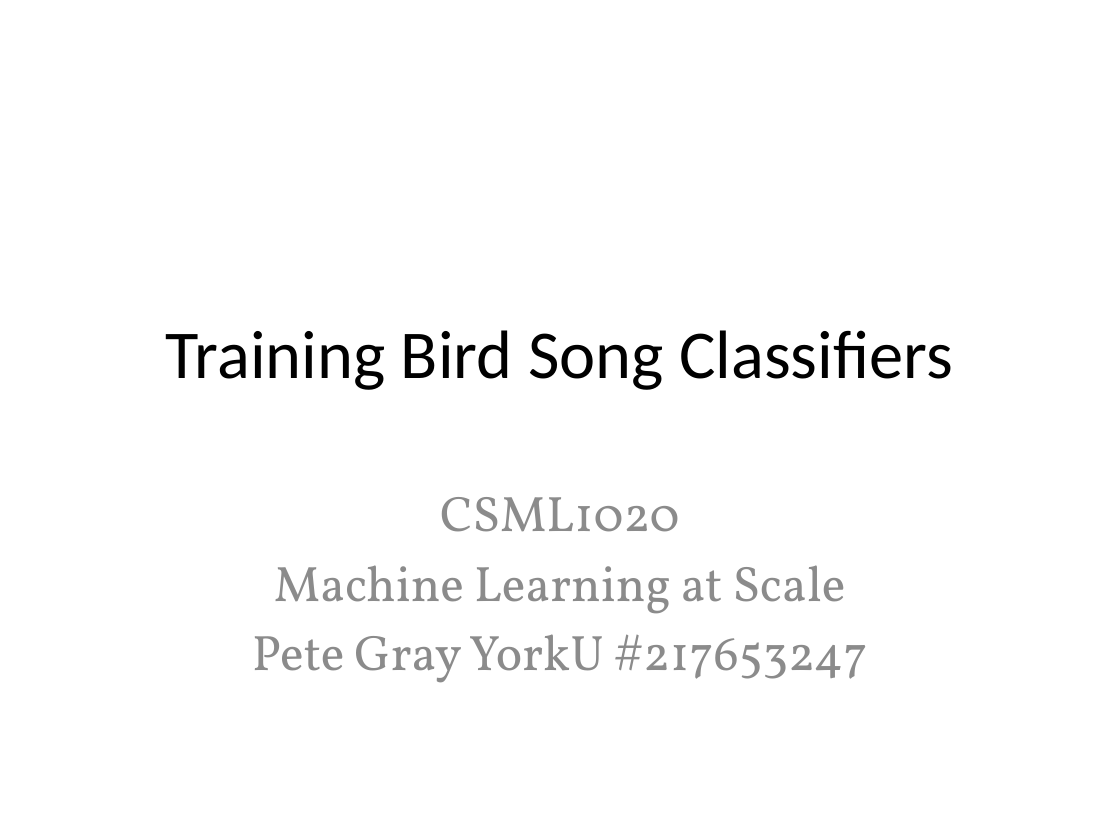
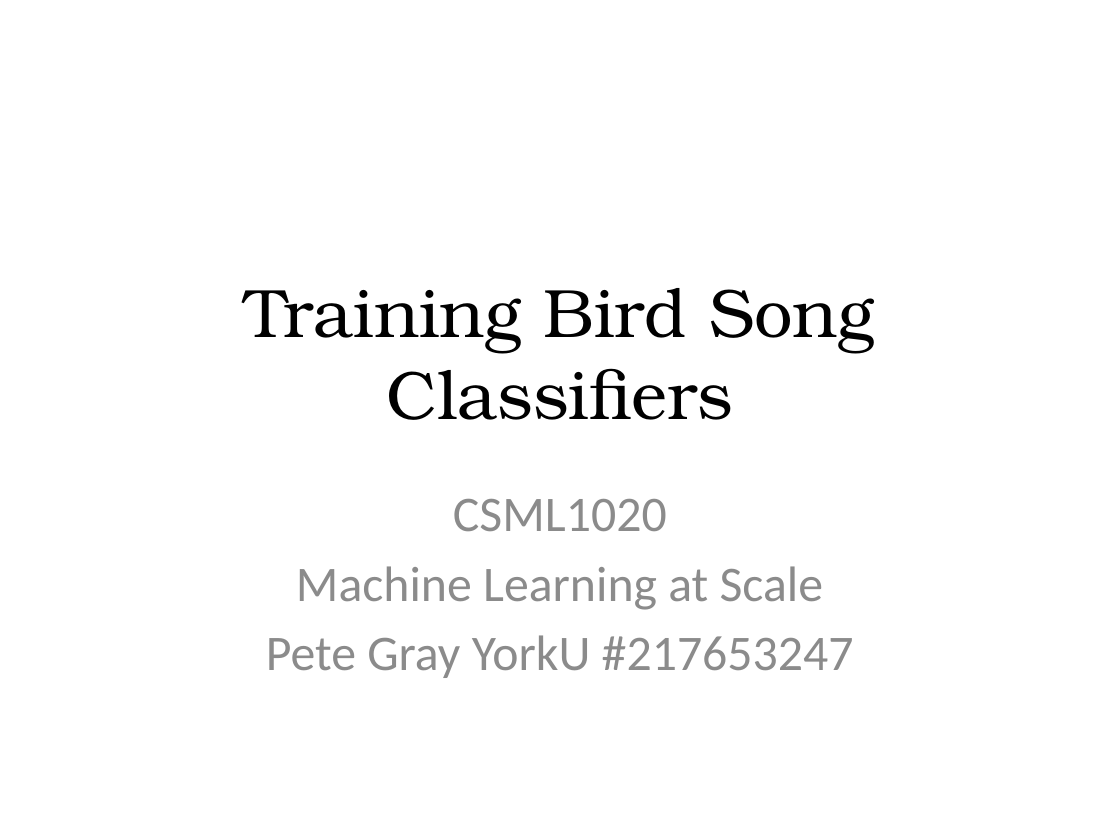
Before and after one commit to 3dspace/machine-learning-at-scale, a slide deck: slide 1 of training_birdsong_classifiers.pptx. Drawn at 1120x840 pixels with LibreOffice and Linux fonts; fonts in the diff are those of the drawing. Boxes give left, top, right and bottom in pixels: in the first picture for what was removed or moved away, otherwise in the second. Text is boxed around its words. In the diff, an @@ line names an element or a change of style, - is before the commit and + after.

```diff
--- a/training_birdsong_classifiers.pptx
+++ b/training_birdsong_classifiers.pptx
@@ title "Training Bird Song Classifiers" at box(245, 288, 875, 420): font Calibri to TeX Gyre Bonum @@
@@ subtitle "CSML1020" at box(266, 499, 854, 678): font Vollkorn to Calibri @@
```
Also in this commit, not shown: 4 other slides changed, 9 slides added, 1 slide removed.
